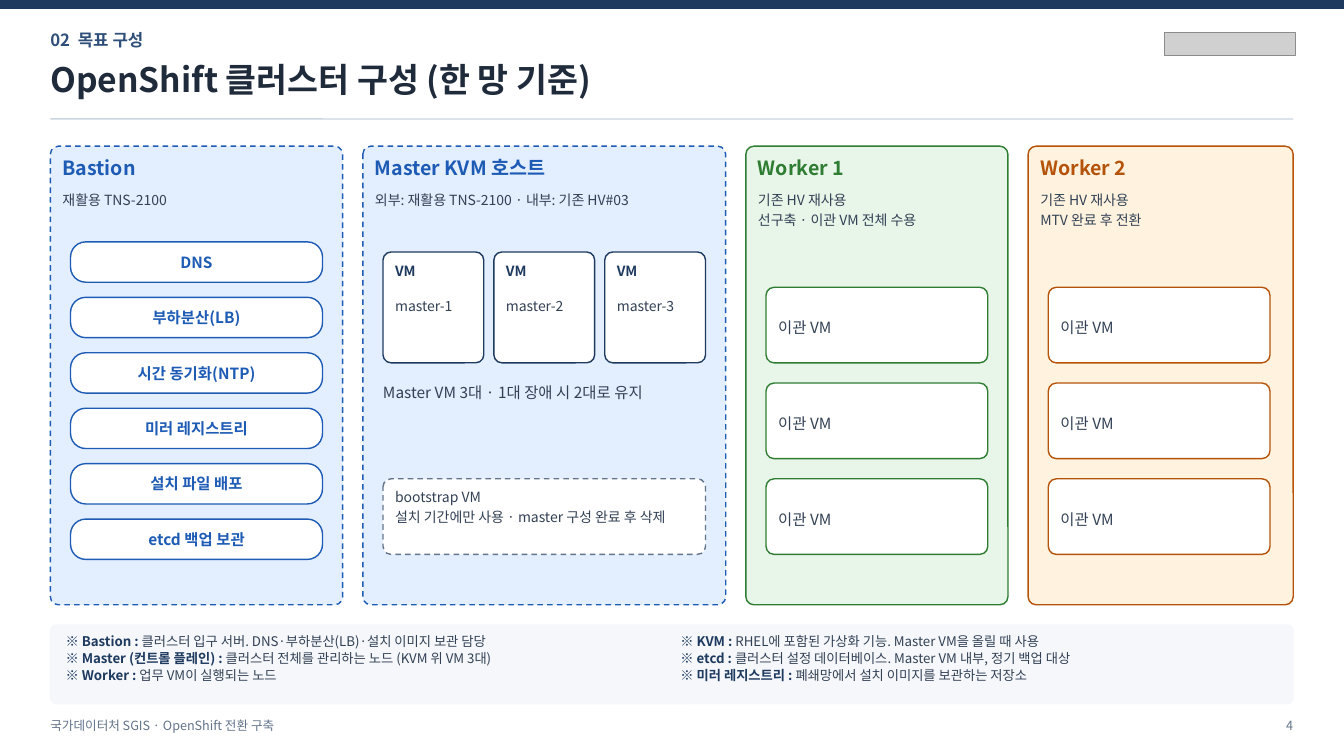
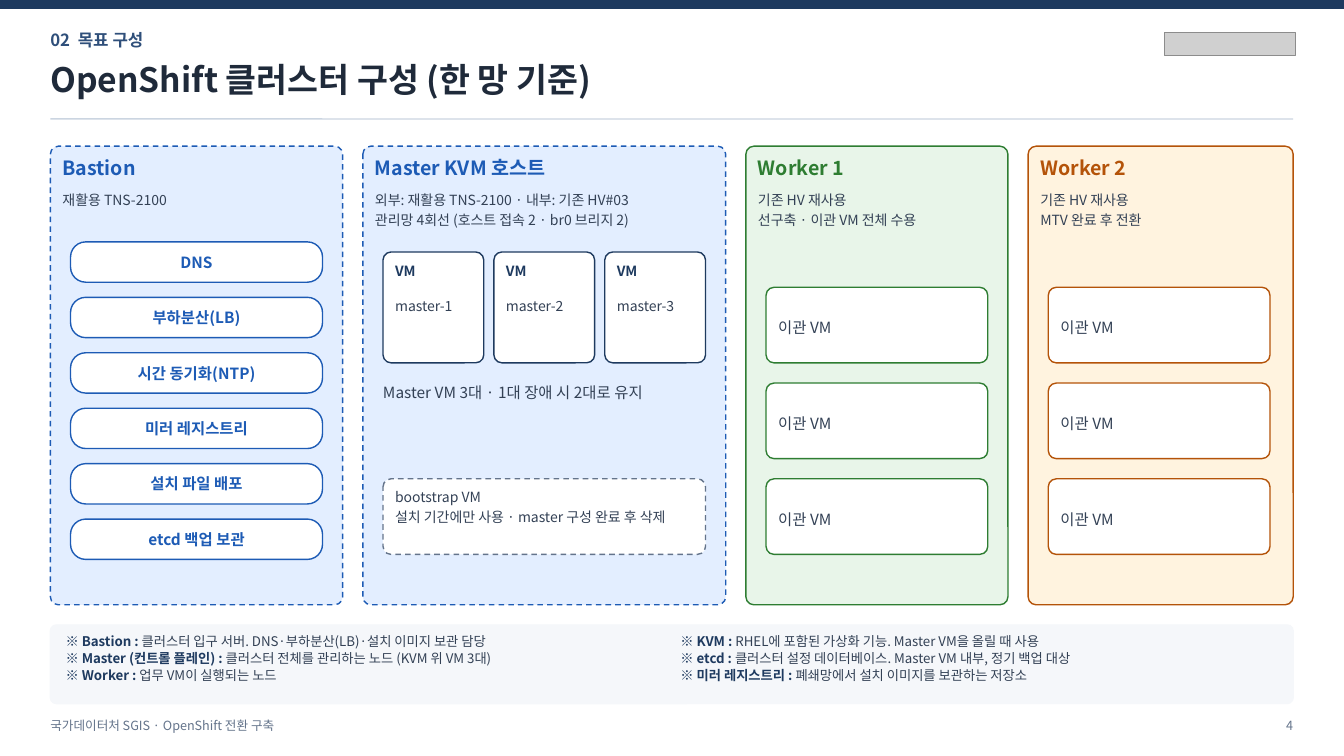
Before and after one commit to fine-Jang/FineJnag_repo, a slide deck: slide 4 of 20_Projects/SGIS_MTV/SGIS_MTV_WorkPlan_v3.0pt.pptx. Drawn at 1344x756 pixels with LibreOffice and Linux fonts; fonts in the diff are those of the drawing; grey boxes stand for pictures. Boxes give left, top, right and bottom in pixels: in the first picture for what was removed or moved away, otherwise in the second. Text is boxed around its words. In the diff, an @@ line names an element or a change of style, - is before the commit and + after.

```diff
--- a/20_Projects/SGIS_MTV/SGIS_MTV_WorkPlan_v3.0pt.pptx
+++ b/20_Projects/SGIS_MTV/SGIS_MTV_WorkPlan_v3.0pt.pptx
@@ text at (375,213,628,228): paragraph added @@
+관리망 4회선 (호스트 접속 2 · br0 브리지 2)
```
Also in this commit, not shown: 6 other slides changed, 3 other files.
